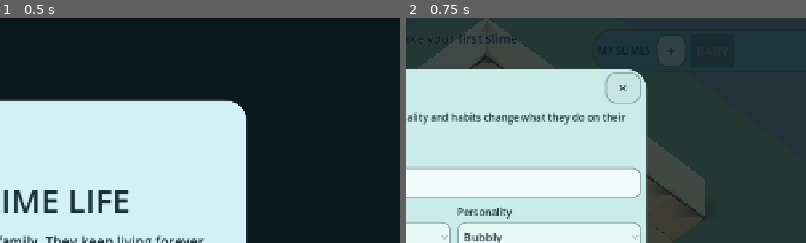
Above: before the commit, frames 1-2 (left to right).
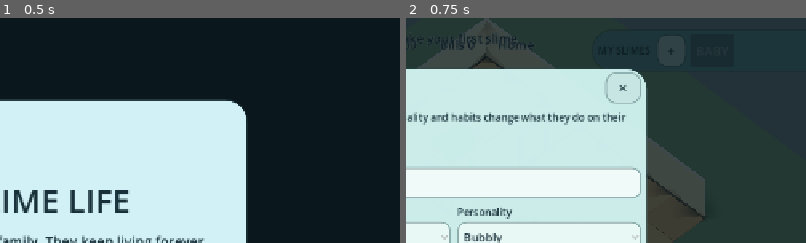
Above: after the commit, the same moments.

Repository: wisteria477/Slime-game
Game: Godot game, scene res://scenes/Main.tscn
The game is run twice, just before and just after one commit, with the same random seed, the same clock (stepped at 60 frames per second) and the same inputs.
Inputs:
- Up to frame 1 (0.5 s): no input
- Up to frame 2 (0.75 s): click "START HOUSE" at 0.5 s
The pictures show only the part of the screen within x 44-94%, y 0-50%; the shares and areas given below are measured in that part.

Frame 1 is identical in both runs. In frame 2, 0.2% of the frame differs, in the area x 2-32%, y 9-15%.

Commit message:
Expose economy careers skills relationships rewards and travel

Diff:
--- a/scripts/main.gd
+++ b/scripts/main.gd
@@ -32,6 +32,14 @@
 var build_tray: PanelContainer
 var build_row: HBoxContainer
 var status_label: Label
+var money_label: Label
+var life_button: Button
+var life_overlay: ColorRect
+var life_panel: PanelContainer
+var life_text: RichTextLabel
+var career_cycle_button: Button
+var social_target: OptionButton
+var social_action: OptionButton
 var creator_overlay: ColorRect
 var creator_panel: PanelContainer
 var creator_name: LineEdit
@@ -79,6 +87,7 @@
     camera_rig.name = "CameraRig"
     add_child(camera_rig)
     _build_ui()
+    _build_life_panel()
     _build_creator_dialog()
     _build_baby_dialog()
     _apply_platform_profile()
@@ -98,12 +107,16 @@
         while world_minutes >= 24.0 * 60.0:
             world_minutes -= 24.0 * 60.0
             world_day += 1
+        var clock_total := int(world_minutes)
+        household.tick_world(world_day, (clock_total / 60) % 24, clock_total % 60, sim_delta)
         autosave_timer += delta
         if autosave_timer >= 12.0:
             autosave_timer = 0.0
             save_game(false)
     _refresh_clock()
     _refresh_needs_values()
+    _refresh_money()
+    _refresh_life_panel()
 
 func _notification(what: int) -> void:
     if what == NOTIFICATION_WM_CLOSE_REQUEST or what == NOTIFICATION_APPLICATION_PAUSED:
@@ -203,9 +216,15 @@
         var world = camera_rig.screen_to_ground(screen_pos)
         if world != null:
             var cell := build_system.world_to_cell(world)
+            var price := build_system.tool_cost(selected_tool)
+            if price > 0 and not household.spend(price):
+                _status("Not enough puddle coins — need %d" % price)
+                return
             if build_system.place(cell, selected_tool, wall_orientation):
-                _status("Placed %s" % selected_tool)
+                _status("Placed %s · -%d" % [selected_tool, price])
                 save_game(false)
+            elif price > 0:
+                household.earn(price)
         return
     if _select_slime_from_screen(screen_pos):
         return
@@ -297,12 +316,19 @@
     build_button.custom_minimum_size = Vector2(154, 72)
     build_button.offset_left = -176
     build_button.offset_right = -22
+    life_button.custom_minimum_size = Vector2(154, 72)
+    life_button.offset_left = 22
+    life_button.offset_right = 176
     if portrait:
         build_button.offset_top = -230
         build_button.offset_bottom = -158
+        life_button.offset_top = -230
+        life_button.offset_bottom = -158
     else:
         build_button.offset_top = -94
         build_button.offset_bottom = -22
+        life_button.offset_top = -94
+        life_button.offset_bottom = -22
 
     build_tray.offset_left = 24
     build_tray.offset_right = -24
@@ -337,9 +363,31 @@
     family_panel.add_theme_stylebox_override("panel", _panel_style(Color(0.40, 0.66, 0.68, 0.96), 32))
     family_panel.mouse_filter = Control.MOUSE_FILTER_STOP
     root_ui.add_child(family_panel)
+
+    money_label = Label.new()
+    money_label.set_anchors_preset(Control.PRESET_CENTER_TOP)
+    money_label.offset_left = -180
+    money_label.offset_right = 180
+    money_label.offset_top = 28
+    money_label.offset_bottom = 68
+    money_label.horizontal_alignment = HORIZONTAL_ALIGNMENT_CENTER
+    money_label.add_theme_font_size_override("font_size", 20)
+    money_label.add_theme_color_override("font_color", Color("173039"))
+    money_label.add_theme_color_override("font_outline_color", Color(0.92, 0.98, 0.98, 0.85))
+    money_label.add_theme_constant_override("outline_size", 5)
+    money_label.mouse_filter = Control.MOUSE_FILTER_IGNORE
+    root_ui.add_child(money_label)
     family_row = HBoxContainer.new()
     family_row.add_theme_constant_override("separation", 6)
     family_panel.add_child(family_row)
+
+    life_button = _button("LIFE", _open_life_panel, Vector2(104, 54))
+    life_button.set_anchors_preset(Control.PRESET_BOTTOM_LEFT)
+    life_button.offset_left = 18
+    life_button.offset_right = 122
+    life_button.offset_top = -72
+    life_button.offset_bottom = -18
+    root_ui.add_child(life_button)
 
     build_button = _button("BUILD", _toggle_build, Vector2(104, 54))
     build_button.set_anchors_preset(Control.PRESET_BOTTOM_RIGHT)
@@ -408,6 +456,206 @@
     root_ui.add_child(status_label)
     _refresh_family()
     _refresh_needs_panel()
+
+func _build_life_panel() -> void:
+    life_overlay = ColorRect.new()
+    life_overlay.name = "LifeOverlay"
+    life_overlay.color = Color(0.03, 0.08, 0.10, 0.78)
+    life_overlay.set_anchors_and_offsets_preset(Control.PRESET_FULL_RECT)
+    life_overlay.mouse_filter = Control.MOUSE_FILTER_STOP
+    life_overlay.visible = false
+    ui_layer.add_child(life_overlay)
+
+    life_panel = PanelContainer.new()
+    life_panel.set_anchors_preset(Control.PRESET_CENTER)
+    life_panel.position = Vector2(-360, -310)
+    life_panel.custom_minimum_size = Vector2(720, 620)
+    life_panel.add_theme_stylebox_override("panel", _panel_style(Color(0.80, 0.93, 0.92, 0.995), 32))
+    life_overlay.add_child(life_panel)
+
+    var box := VBoxContainer.new()
+    box.add_theme_constant_override("separation", 8)
+    life_panel.add_child(box)
+
+    var header := HBoxContainer.new()
+    box.add_child(header)
+    var title := _label("SLIME LIFE")
+    title.size_flags_horizontal = Control.SIZE_EXPAND_FILL
+    title.add_theme_font_size_override("font_size", 30)
+    header.add_child(title)
+    header.add_child(_button("✕", _close_life_panel, Vector2(58, 50)))
+
+    life_text = RichTextLabel.new()
+    life_text.bbcode_enabled = true
+    life_text.fit_content = false
+    life_text.scroll_active = true
+    life_text.custom_minimum_size = Vector2(0, 350)
+    life_text.size_flags_vertical = Control.SIZE_EXPAND_FILL
+    life_text.add_theme_font_size_override("normal_font_size", 17)
+    life_text.add_theme_color_override("default_color", Color("173039"))
+    box.add_child(life_text)
+
+    var controls := GridContainer.new()
+    controls.columns = 2
+    controls.add_theme_constant_override("h_separation", 10)
+    controls.add_theme_constant_override("v_separation", 8)
+    box.add_child(controls)
+
+    career_cycle_button = _button("CHANGE CAREER", _cycle_career, Vector2(240, 54))
+    controls.add_child(career_cycle_button)
+    controls.add_child(_button("PAY BILLS", _pay_bills, Vector2(240, 54)))
+    controls.add_child(_button("BUY FAST LEARNER", _buy_fast_learner, Vector2(240, 54)))
+    controls.add_child(_button("TRAVEL", _travel_next, Vector2(240, 54)))
+
+    social_target = OptionButton.new()
+    social_target.custom_minimum_size = Vector2(240, 52)
+    _style_option(social_target)
+    controls.add_child(social_target)
+
+    social_action = OptionButton.new()
+    social_action.custom_minimum_size = Vector2(240, 52)
+    _style_option(social_action)
+    for interaction in SlimeLifeRules.SOCIALS:
+        social_action.add_item(interaction)
+    controls.add_child(social_action)
+
+    controls.add_child(_button("DO SOCIAL", _do_social, Vector2(240, 54)))
+    controls.add_child(_button("CLOSE", _close_life_panel, Vector2(240, 54)))
+
+func _open_life_panel() -> void:
+    _populate_social_targets()
+    life_overlay.visible = true
+    _refresh_life_panel()
+
+func _close_life_panel() -> void:
+    life_overlay.visible = false
+
+func _populate_social_targets() -> void:
+    if social_target == null:
+        return
+    social_target.clear()
+    var selected := household.selected_slime()
+    if selected == null:
+        return
+    for slime in household.slimes:
+        if slime == selected:
+            continue
+        social_target.add_item(slime.display_name)
+        social_target.set_item_metadata(social_target.item_count - 1, slime.slime_id)
+
+func _refresh_life_panel() -> void:
+    if life_text == null or not life_overlay.visible:
+        return
+    var slime := household.selected_slime()
+    if slime == null:
+        life_text.text = "No slime selected."
+        return
+    var skill_parts: Array[String] = []
+    for skill in SlimeLifeRules.SKILLS:
+        skill_parts.append("%s %d" % [skill.capitalize(), slime.skill_level(skill)])
+    var want_parts: Array[String] = []
+    for want in slime.wants:
+        want_parts.append("• " + String(want.get("text", "")))
+    var fear_parts: Array[String] = []
+    for fear in slime.fears:
+        fear_parts.append("• " + String(fear.get("text", "")))
+    var mood_parts: Array[String] = []
+    for mood in slime.moodlets:
+        mood_parts.append("• %s (%s)" % [String(mood.get("text", "")), String(mood.get("emotion", ""))])
+    var relation_parts: Array[String] = []
+    for other in household.slimes:
+        if other == slime:
+            continue
+        relation_parts.append("• %s — %s (%d)" % [
+            other.display_name,
+            household.relationship_label(slime, other),
+            int(slime.relationships.get(other.slime_id, 0.0))
+        ])
+    if relation_parts.is_empty():
+        relation_parts.append("• No relationships yet")
+    life_text.text = "[b]%s[/b] · %s · [b]%s[/b]\n%s\n\n[b]Emotion[/b]  %s\n[b]Doing[/b]  %s\n[b]Queue[/b]  %s\n\n[b]Aspiration[/b]  %s\n[b]Wants[/b]\n%s\n[b]Fears[/b]\n%s\n\n[b]Career[/b]  %s\n[b]Satisfaction[/b]  %d\n[b]Skills[/b]  %s\n\n[b]Relationships[/b]\n%s\n\n[b]Household[/b]  %d puddle coins · Bills %d · Home value %d · Rooms %d · Lot %s\n[b]Achievements[/b]  %d" % [
+        slime.display_name,
+        slime.age_stage.capitalize(),
+        slime.profile_text(),
+        slime.profile_detail_text(),
+        slime.emotion,
+        slime.activity_text(),
+        slime.queue_text(),
+        slime.aspiration,
+        "\n".join(want_parts),
+        "\n".join(fear_parts),
+        slime.career_text(),
+        slime.satisfaction,
+        " · ".join(skill_parts),
+        "\n".join(relation_parts),
+        household.funds,
+        household.bills_due,
+        build_system.home_value(),
+        build_system.room_count(),
+        household.current_lot,
+        household.achievements.size(),
+    ]
+
+func _cycle_career() -> void:
+    var slime := household.selected_slime()
+    if slime == null:
+        return
+    var careers: Array = SlimeLifeRules.CAREERS.keys()
+    var index := careers.find(slime.career)
+    index = (index + 1) % careers.size()
+    household.assign_career(slime.slime_id, String(careers[index]))
+    _status("%s became a %s" % [slime.display_name, slime.career])
+    _refresh_life_panel()
+    save_game(false)
+
+func _pay_bills() -> void:
+    if household.pay_bills():
+        _status("Bills paid")
+    else:
+        _status("Not enough puddle coins")
+    _refresh_life_panel()
+    save_game(false)
+
+func _buy_fast_learner() -> void:
+    var slime := household.selected_slime()
+    if slime == null:
+        return
+    if slime.reward_traits.has("Fast Learner"):
+        _status("Already owns Fast Learner")
+        return
+    var cost := int((SlimeLifeRules.REWARDS["Fast Learner"] as Dictionary).get("cost", 450))
+    if slime.satisfaction < cost:
+        _status("Need %d satisfaction" % cost)
+        return
+    slime.satisfaction -= cost
+    slime.reward_traits.append("Fast Learner")
+    slime.add_moodlet("Reward unlocked", "Happy", 8.0, 20.0)
+    _status("Fast Learner unlocked")
+    _refresh_life_panel()
+    save_game(false)
+
+func _travel_next() -> void:
+    var lots := ["Home", "Puddle Park", "Mossy Cafe", "Community Workshop"]
+    var index := lots.find(household.current_lot)
+    household.current_lot = lots[(index + 1) % lots.size()]
+    for slime in household.slimes:
+        slime.add_moodlet("Visited %s" % household.current_lot, "Happy", 4.0, 16.0)
+    _status("Travelled to %s" % household.current_lot)
+    _refresh_life_panel()
+    save_game(false)
+
+func _do_social() -> void:
+    var selected := household.selected_slime()
+    if selected == null or social_target.item_count == 0 or social_target.selected < 0:
+        _status("Add another slime first")
+        return
+    var target_id := String(social_target.get_item_metadata(social_target.selected))
+    var interaction := social_action.get_item_text(maxi(social_action.selected, 0))
+    if household.social_interact(selected.slime_id, target_id, interaction):
+        var target := household.get_slime(target_id)
+        _status("%s: %s with %s" % [selected.display_name, interaction, target.display_name if target else "slime"])
+    _refresh_life_panel()
+    save_game(false)
 
 func _build_creator_dialog() -> void:
     creator_overlay = ColorRect.new()
@@ -708,6 +956,7 @@
     build_tray.visible = build_mode
     needs_panel.visible = not build_mode and household.selected_slime() != null
     build_button.visible = not build_mode
+    life_button.visible = not build_mode
     build_system.set_cutaway_visible(not build_mode)
     for slime in household.slimes:
         slime.sim_enabled = not build_mode
@@ -731,6 +980,11 @@
     else:
         sim_speed = 0.0
     _status("Paused" if sim_speed == 0.0 else "%dx speed" % int(sim_speed))
+
+func _refresh_money() -> void:
+    if money_label == null:
+        return
+    money_label.text = "◉ %d   ·   Bills %d   ·   %s" % [household.funds, household.bills_due, household.current_lot]
 
 func _refresh_clock() -> void:
     if day_button == null:
@@ -848,6 +1102,7 @@
     build_mode = false
     build_tray.visible = false
     build_button.visible = true
+    life_button.visible = true
     _refresh_family()
     _refresh_needs_panel()
     return true
